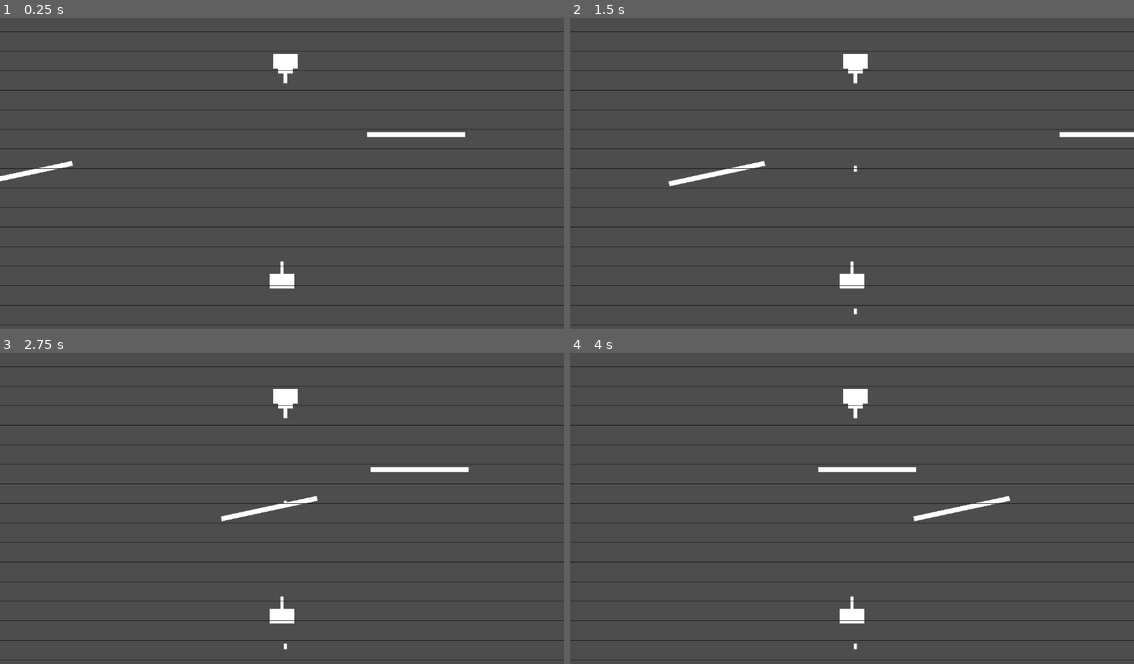
Above: before the commit, frames 1-4 (two rows, left to right).
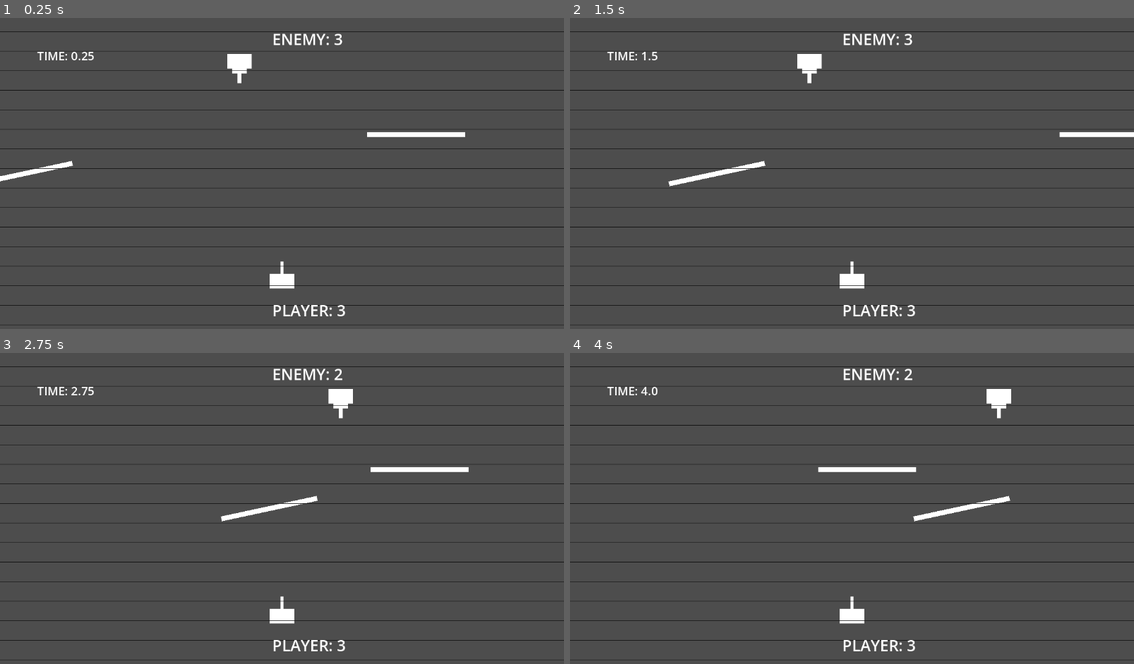
Above: after the commit, the same moments.

Repository: ksaicharan0047j-dot/Arcade_01
Game: Godot game, scene res://scenes/tank_duel.tscn
The game is run twice, just before and just after one commit, with the same random seed, the same clock (stepped at 60 frames per second) and the same inputs. This scene is started directly instead of the project's main scene.
Inputs (mouse positions are in pixels of both pictures, inside the frame that each line leads up to):
- Up to frame 1 (0.25 s): no input
- Up to frame 2 (1.5 s): tap Enter (ui_accept) at 0.5, 0.77 s; move the mouse to (976, 154) at 0.52 s; hold Right (ui_right) 0.53-1.28 s; hold R 0.53-1.28 s; tap Space (shoot) at 0.6 s; click (976, 154) at 0.67 s; move the mouse to (739, 185) at 1.27 s; hold Down (ui_down) from 1.28 s (still down); tap R at 1.35 s
- Up to frame 3 (2.75 s): tap Enter (ui_accept) at 1.52 s; tap Space (shoot) at 1.55, 2.1 s; move the mouse to (338, 436) at 2.02 s; release Down (ui_down) at 2.03 s; hold Right (ui_right) from 2.03 s (still down); hold R from 2.03 s (still down)
- Up to frame 4 (4 s): move the mouse to (823, 567) at 2.77 s; release Right (ui_right) at 2.78 s; release R at 2.78 s; hold Up (ui_up) 2.78-3.53 s; tap R at 2.85 s; click (823, 567) at 2.92 s; tap Enter (ui_accept) at 3.02, 3.77 s; tap Space (shoot) at 3.05 s; move the mouse to (1021, 552) at 3.52 s; hold Left (ui_left) from 3.53 s (still down); hold R from 3.53 s (still down); tap Alt at 3.6 s

The runs differ from the first frame. In frame 1, 1.1% of the frame differs, in the area x 6-62%, y 4-96%; in frame 2, 1.1%; in frame 3, 1.1%; in frame 4, 1.1%.

Commit message:
completed tankduel

Diff:
--- a/project.godot
+++ b/project.godot
@@ -18,6 +18,7 @@
 [autoload]
 
 GameData="*uid://dma28i0kbnonr"
+Global="*uid://byoo0i2lvdm15"
 
 [editor_plugins]
 
--- /dev/null
+++ b/scenes/game_over_tank_duel.tscn
@@ -0,0 +1,55 @@
+[gd_scene format=3 uid="uid://clbi7bx26be2a"]
+
+[ext_resource type="Script" uid="uid://8c5jtr2q1dt5" path="res://scripts/game_over_tank_duel.gd" id="1_hjpym"]
+
+[node name="GameOverTankDuel" type="Control" unique_id=1460257062]
+layout_mode = 3
+anchors_preset = 0
+offset_right = 40.0
+offset_bottom = 40.0
+script = ExtResource("1_hjpym")
+
+[node name="ResultLabel" type="Label" parent="." unique_id=277517325]
+layout_mode = 0
+offset_left = 545.0
+offset_top = 104.0
+offset_right = 859.0
+offset_bottom = 192.0
+theme_override_font_sizes/font_size = 64
+text = "YOU WON"
+
+[node name="TimeLabel" type="Label" parent="." unique_id=1771785552]
+layout_mode = 0
+offset_left = 550.0
+offset_top = 260.0
+offset_right = 590.0
+offset_bottom = 283.0
+theme_override_font_sizes/font_size = 32
+text = "TIME: 0.00"
+
+[node name="BestTimeLabel" type="Label" parent="." unique_id=1175929630]
+layout_mode = 0
+offset_left = 549.0
+offset_top = 321.0
+offset_right = 704.0
+offset_bottom = 366.0
+theme_override_font_sizes/font_size = 32
+text = "BEST: 0.00"
+
+[node name="RestartLabel" type="Label" parent="." unique_id=1637490778]
+layout_mode = 0
+offset_left = 550.0
+offset_top = 380.0
+offset_right = 590.0
+offset_bottom = 403.0
+theme_override_font_sizes/font_size = 24
+text = "PRESS R TO RESTART"
+
+[node name="BackLabel" type="Label" parent="." unique_id=119267469]
+layout_mode = 0
+offset_left = 550.0
+offset_top = 440.0
+offset_right = 590.0
+offset_bottom = 463.0
+theme_override_font_sizes/font_size = 24
+text = "PRESS ESC TO MENU"
--- a/scenes/tank_duel.tscn
+++ b/scenes/tank_duel.tscn
@@ -20,11 +20,13 @@
 
 [node name="PlayerTank" parent="." unique_id=1625156002 instance=ExtResource("1_gljoa")]
 position = Vector2(576, 550)
+collision_mask = 2
 controls_enabled = true
 
 [node name="EnemyTank" type="CharacterBody2D" parent="." unique_id=934751053]
 position = Vector2(576, 100)
 rotation = 3.1415927
+collision_mask = 2
 script = ExtResource("2_gdidp")
 
 [node name="CollisionShape2D" type="CollisionShape2D" parent="EnemyTank" unique_id=1060348885]
@@ -34,9 +36,26 @@
 
 [node name="UI" type="CanvasLayer" parent="." unique_id=263736191]
 
-[node name="ScoreLabel" type="Label" parent="UI" unique_id=421631973]
-offset_right = 40.0
-offset_bottom = 23.0
+[node name="TimerLabel" type="Label" parent="UI" unique_id=421631973]
+offset_left = 76.0
+offset_top = 72.0
+offset_right = 149.0
+offset_bottom = 106.0
+theme_override_font_sizes/font_size = 24
+
+[node name="PlayerHPLabel" type="Label" parent="UI" unique_id=884219879]
+offset_left = 556.0
+offset_top = 587.0
+offset_right = 596.0
+offset_bottom = 610.0
+theme_override_font_sizes/font_size = 32
+
+[node name="EnemyHPLabel" type="Label" parent="UI" unique_id=2144878489]
+offset_left = 556.0
+offset_top = 32.0
+offset_right = 596.0
+offset_bottom = 55.0
+theme_override_font_sizes/font_size = 32
 
 [node name="MovingBoxContainer" type="Node2D" parent="." unique_id=365426030]
 
--- a/scripts/bullet.gd
+++ b/scripts/bullet.gd
@@ -19,3 +19,11 @@
 func _on_body_entered(body: Node2D) -> void:
 	if body is StaticBody2D:
 		queue_free()
+	if owner_type == "player":
+		if body.name == "EnemyTank":
+			get_tree().current_scene.enemy_hit()
+			queue_free()
+	if owner_type == "enemy":
+		if body.name == "PlayerTank":
+			get_tree().current_scene.player_hit()
+			queue_free()
--- a/scripts/enemy_tank.gd
+++ b/scripts/enemy_tank.gd
@@ -3,15 +3,11 @@
 var speed = 400.0
 var bullet_scene = preload("res://scenes/bullet.tscn")
 var player
-var last_player_x = 0.0
-var player_velocity = 0.0
+var target_x = 600.0
 
 func _physics_process(delta):
-	player_velocity = player.position.x - last_player_x
-	last_player_x = player.position.x
-	var future_x = player.position.x + player_velocity * 10
-	var distance = future_x - position.x
-	if abs(distance) > 15:
+	var distance = target_x - position.x
+	if abs(distance) > 10:
 		if distance > 0:
 			position.x += speed * delta
 		else:
@@ -32,12 +28,23 @@
 
 func enemy_loop():
 	while true:
-		await get_tree().create_timer(0.4).timeout
-		var distance = player.position.x - position.x
-		if abs(distance) < randf_range(20,60):
-			shoot()
+		target_x = randf_range(150,1000)
+		await get_tree().create_timer(randf_range(1.0,2.5)).timeout
+		var distance = abs(player.position.x - position.x)
+		if distance < 80:
+			if randf() < 0.7:
+				shoot()
+
+func shooting_loop():
+	while true:
+		await get_tree().create_timer(0.25).timeout
+		var distance = abs(player.position.x - position.x)
+		if distance < 60:
+			if randf() < 0.4:
+				shoot()
 
 func _ready():
 	queue_redraw()
 	player = get_parent().get_node("PlayerTank")
-	enemy_loop()
+	enemy_loop.call_deferred()
+	shooting_loop.call_deferred()
--- /dev/null
+++ b/scripts/game_over_tank_duel.gd
@@ -0,0 +1,57 @@
+extends Control
+
+@onready var result_label = $ResultLabel
+@onready var time_label = $TimeLabel
+@onready var best_time_label = $BestTimeLabel
+var blink_timer = 0.0
+
+func _ready():
+
+	if Global.player_won:
+
+		result_label.text = "YOU WIN"
+
+		if Global.final_time < Global.best_time:
+
+			Global.best_time =Global.final_time
+
+	else:
+
+		result_label.text = "YOU LOSE"
+
+	time_label.text = (
+		"TIME: " +
+		str(snapped(
+			Global.final_time,
+			0.01
+		))
+	)
+
+	best_time_label.text = (
+		"BEST: " +
+		str(snapped(
+			Global.best_time,
+			0.01
+		))
+	)
+
+func _process(delta):
+
+	if Input.is_key_pressed(KEY_R):
+
+		get_tree().change_scene_to_file(
+			"res://scenes/tank_duel.tscn"
+		)
+
+	if Input.is_key_pressed(KEY_ESCAPE):
+
+		get_tree().change_scene_to_file(
+			"res://scenes/main_menu.tscn"
+		)
+
+	blink_timer += delta
+
+	if int(blink_timer * 2) % 2 == 0:
+		$ResultLabel.visible = true
+	else:
+		$ResultLabel.visible = false
--- /dev/null
+++ b/scripts/global.gd
@@ -0,0 +1,5 @@
+extends Node
+
+var final_time = 0.0
+var player_won = false
+var best_time = 99999.9
--- a/scripts/tank_duel.gd
+++ b/scripts/tank_duel.gd
@@ -2,15 +2,33 @@
 
 var player_hp = 3
 var enemy_hp = 3
+var timer = 0.0
+
+@onready var player_hp_label = $UI/PlayerHPLabel
+@onready var enemy_hp_label = $UI/EnemyHPLabel
+@onready var timer_label = $UI/TimerLabel
 
 func player_hit():
 	player_hp -= 1
 	print("PLAYER HP:",player_hp)
 	if player_hp <= 0:
+		game_over(false)
 		print("YOU LOSE")
 
 func enemy_hit():
 	enemy_hp -= 1
 	print("ENEMY HP:", enemy_hp)
 	if enemy_hp <= 0:
+		game_over(true)
 		print("YOU WIN")
+
+func _process(delta):
+	timer += delta
+	timer_label.text = ("TIME: "+str(snapped(timer, 0.01)))
+	player_hp_label.text = "PLAYER: " + str(player_hp)
+	enemy_hp_label.text = "ENEMY: " + str(enemy_hp)
+
+func game_over(player_won):
+	Global.final_time = timer
+	Global.player_won = player_won
+	get_tree().change_scene_to_file("res://scenes/game_over_tank_duel.tscn")
Not shown, added: scripts/game_over_tank_duel.gd.uid
Not shown, added: scripts/global.gd.uid
